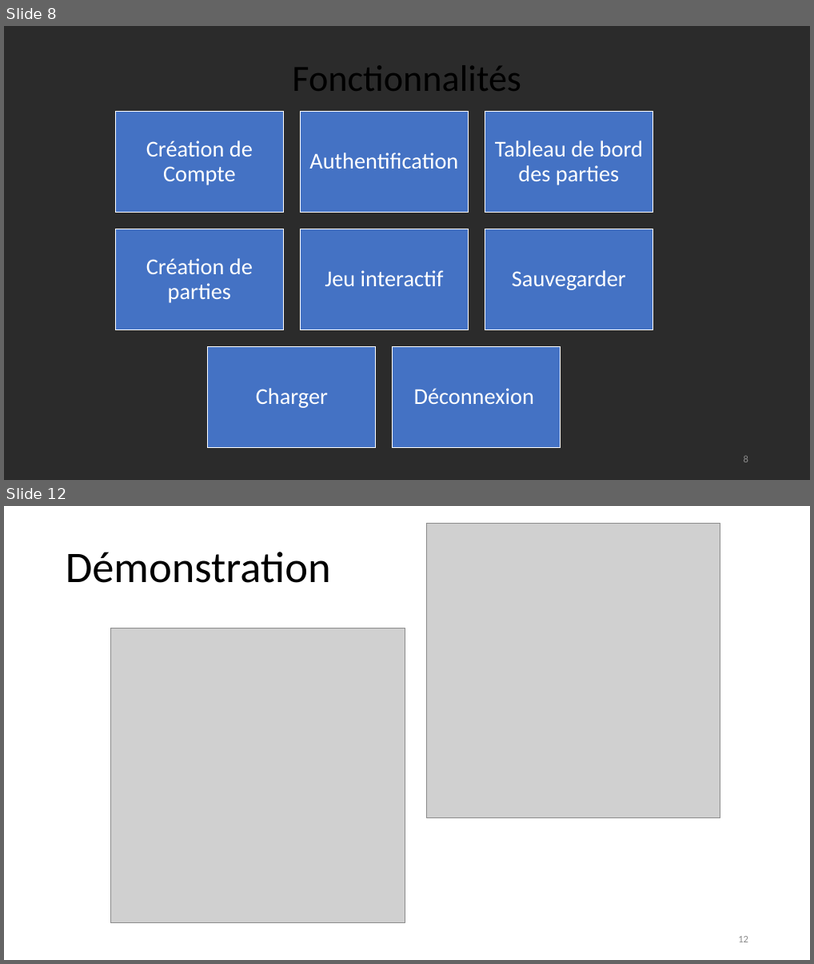
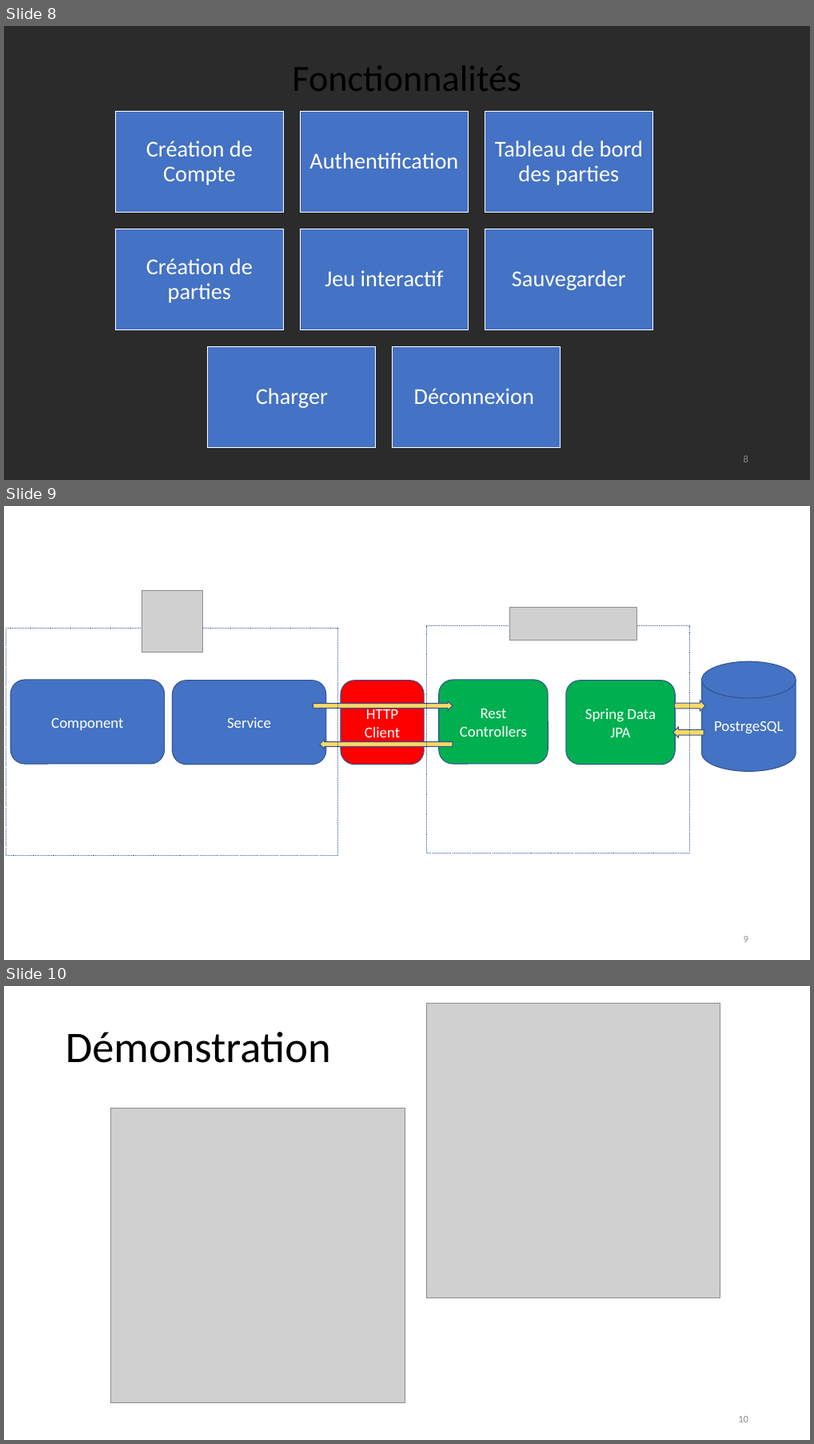
Before and after one commit to JohnPMendy/ProjetVoyage, a slide deck: SoutenanceProjetFinal.pptx. Shown one above the other, each under a label of ours: slides 8 and 12 before the commit, slides 8, 9 and 10 after it; the slides between them are not shown. The pictures are 814x964 and 814x1444 pixels, drawn with LibreOffice and Linux fonts; fonts in the diff are those of the drawing; grey boxes stand for pictures; background and template pictures are left out; a plain dark background stands for a picture behind light text. Boxes give left, top, right and bottom in pixels: in the first picture for what was removed or moved away, otherwise in the second. Text is boxed around its words. In the diff, an @@ line names an element or a change of style, - is before the commit and + after.

```diff
--- a/SoutenanceProjetFinal.pptx
+++ b/SoutenanceProjetFinal.pptx
@@ slide 9 added at (4, 506, 810, 960), background picture (left out) @@
@@ picture added at (142, 590, 203, 652) @@
@@ picture added at (510, 607, 637, 640) @@
@@ rectangle added at (6, 628, 338, 856), outline #325491 1 pt dashed @@
@@ rectangle added at (427, 626, 690, 853), outline #325491 1 pt dashed @@
@@ cylinder added at (702, 661, 797, 771), fill #4472C4, outline #325491 1 pt, 18 pt, text #FFFFFF @@
+PostrgeSQL
@@ rounded rectangle added at (10, 680, 164, 764), fill #4472C4, outline #325491 1 pt, 18 pt, text #FFFFFF @@
+Component
@@ rounded rectangle added at (172, 680, 326, 764), fill #4472C4, outline #325491 1 pt, 18 pt, text #FFFFFF @@
+Service
@@ rounded rectangle added at (341, 680, 425, 764), fill #FF0000, outline #325491 1 pt, 18 pt, text #FFFFFF @@
+HTTP Client
@@ rounded rectangle added at (439, 680, 549, 764), fill #00B050, outline #325491 1 pt, 18 pt, text #FFFFFF @@
+Rest Controllers
@@ rounded rectangle added at (566, 680, 676, 764), fill #00B050, outline #325491 1 pt, 18 pt, text #FFFFFF @@
+Spring Data JPA
@@ right arrow added at (313, 700, 453, 711), fill #FFD966, outline #325491 1 pt @@
@@ right arrow added at (675, 700, 706, 711), fill #FFD966, outline #325491 1 pt @@
@@ right arrow added at (320, 740, 453, 749), fill #FFD966, outline #325491 1 pt @@
@@ right arrow added at (674, 727, 705, 738), fill #FFD966, outline #325491 1 pt @@
@@ page number added at (744, 936, 749, 942), 12 pt, text #8C8C8C @@
+9
@@ what was slide 12 is now slide 10 @@
@@ page number at (738, 1416, 749, 1422): text changed @@
-12
+10
```
Also in this commit, not shown: 2 slides changed, 3 slides removed.
